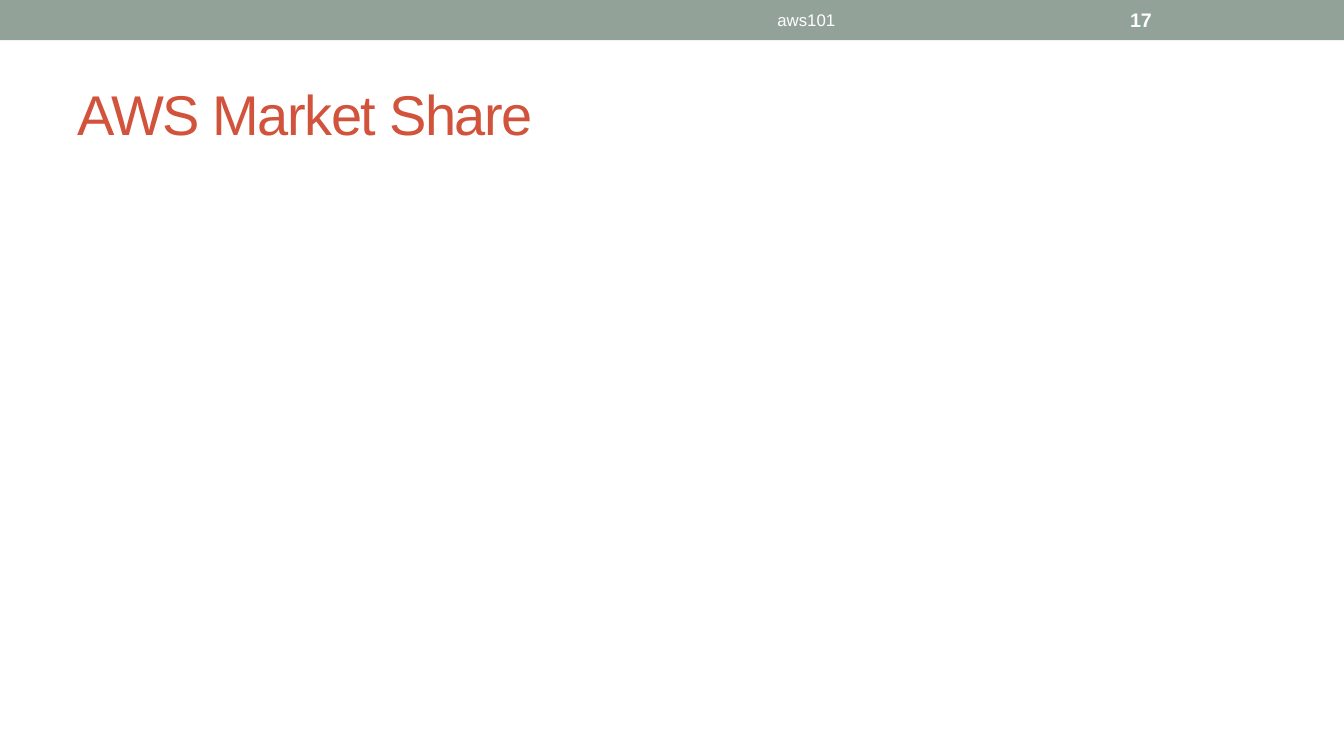
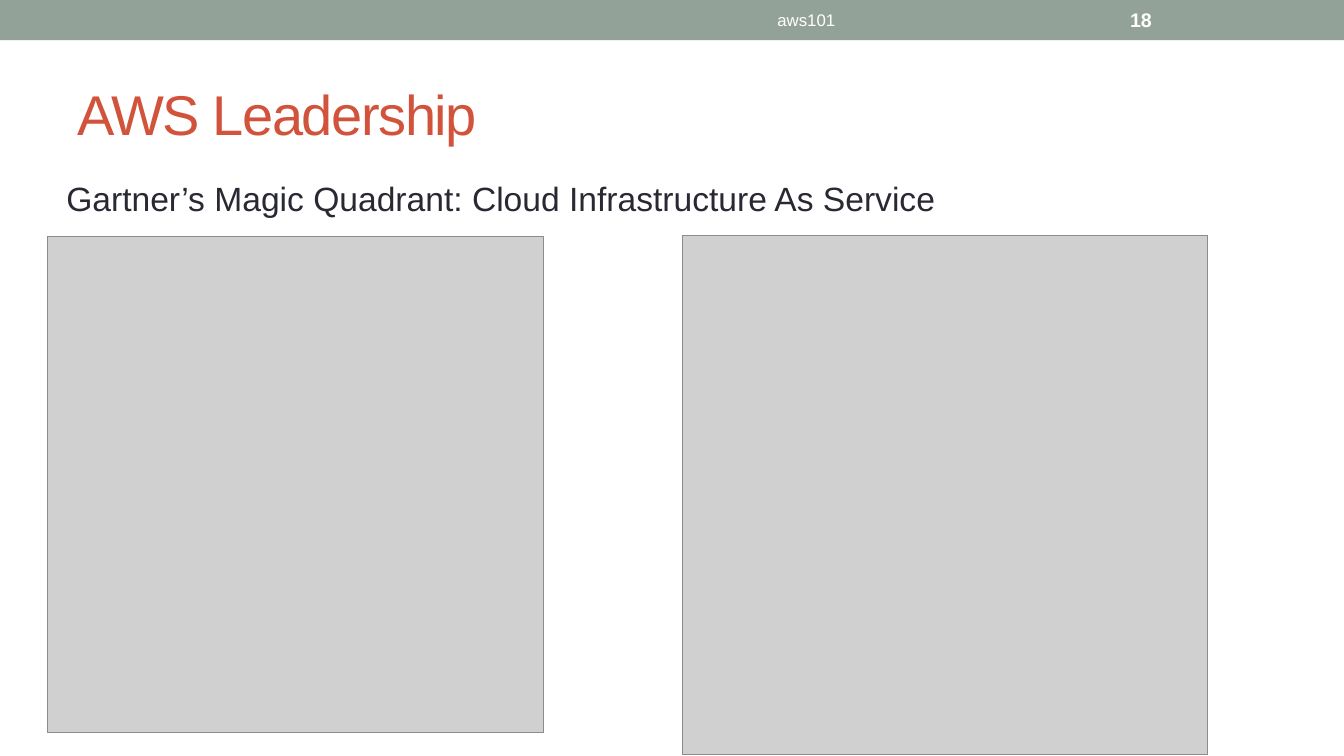
Before and after one commit to ignis01/aws101, a slide deck: slide 18 of aws101.pptx (slide 17 before the commit). Drawn at 1344x756 pixels with LibreOffice and Linux fonts; fonts in the diff are those of the drawing; grey boxes stand for pictures. Boxes give left, top, right and bottom in pixels: in the first picture for what was removed or moved away, otherwise in the second. Text is boxed around its words. In the diff, an @@ line names an element or a change of style, - is before the commit and + after.

```diff
--- a/aws101.pptx
+++ b/aws101.pptx
@@ page number at bbox=[1130, 13, 1152, 27]: text changed @@
-17
+18
@@ title at bbox=[77, 94, 477, 145]: text changed @@
-AWS Market Share
+AWS Leadership
@@ text added at bbox=[66, 186, 935, 218], 24 pt, text #292934 @@
+Gartner’s Magic Quadrant: Cloud Infrastructure As Service
@@ picture added at bbox=[48, 237, 544, 733] @@
@@ picture added at bbox=[683, 236, 1208, 755] @@
```
Also in this commit, not shown: 2 other slides changed, 2 slides added.
